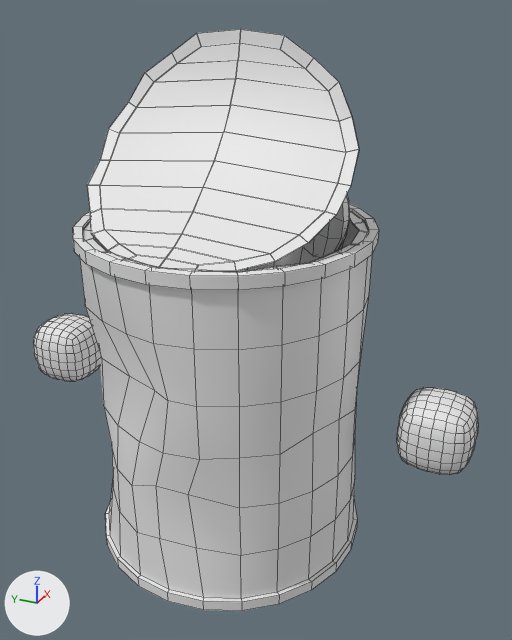
What one commit did to the FBX model Assets/Artists/Stijn/soup can.fbx.
Rendered twice from a 50 mm camera at (-1.682, 3.154, 1.565) aimed at (0.021, 3.92, 0.713). Every picture has the same lights, and +X, +Y and +Z are marked at lower left. Mesh edges are drawn as thin lines. Where no turn or scale is listed for an object, it has been applied to the vertices.
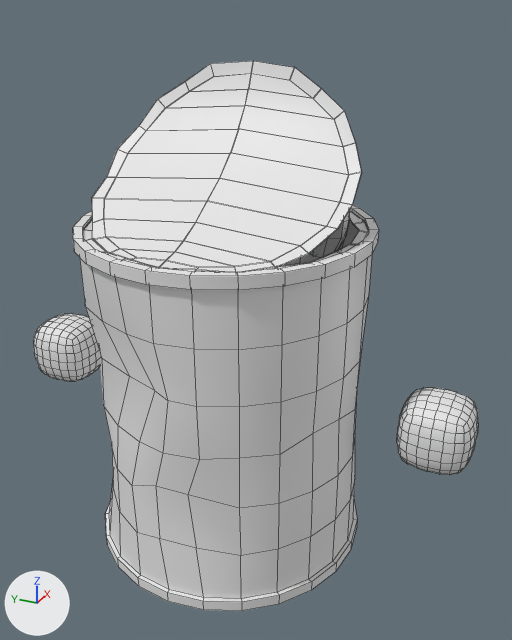
The newer file is also turned or shifted as a whole; pictures and numbers use the older file's frame.

Patch to the scene script:
```diff
--- a/Assets/Artists/Stijn/soup can.fbx.py
+++ b/Assets/Artists/Stijn/soup can.fbx.py
@@ ob_cylinder_001 @@
 ob_cylinder_001 = bpy.data.objects.new('Cylinder.001', me_cylinder_005)
-ob_cylinder_001.location = (0.082, 4.0, 0.571)
-ob_cylinder_001.rotation_euler = (0.0, -0.179, 0.0)  # degrees (0, -10, 0)
+ob_cylinder_001.location = (0.006, 4.0, 0.504)
+ob_cylinder_001.rotation_euler = (-0.0000252, -0.0123, 0.0000277)  # degrees (0, -0.7, 0)
 ob_cylinder_001.scale = (0.5, 0.5, 0.5)
```

Location of each change, (x1, y1, x2, y2) in pixels of the pictures (512 x 640 px):
'Cylinder.001', moved, turned
    before: (87, 29, 359, 272)
    after: (92, 61, 362, 272)
